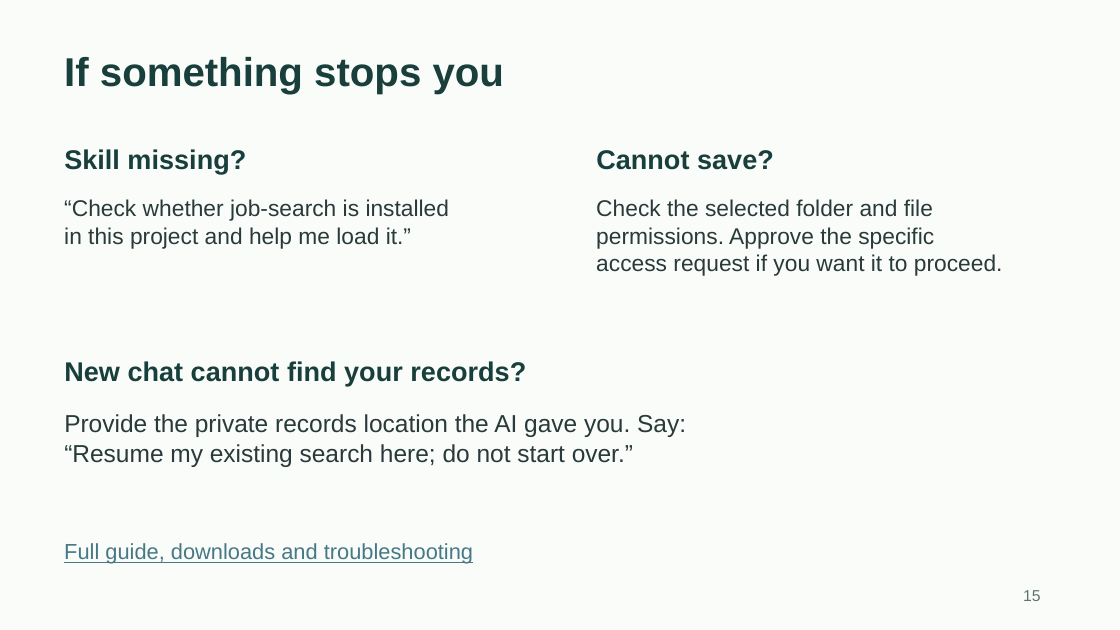
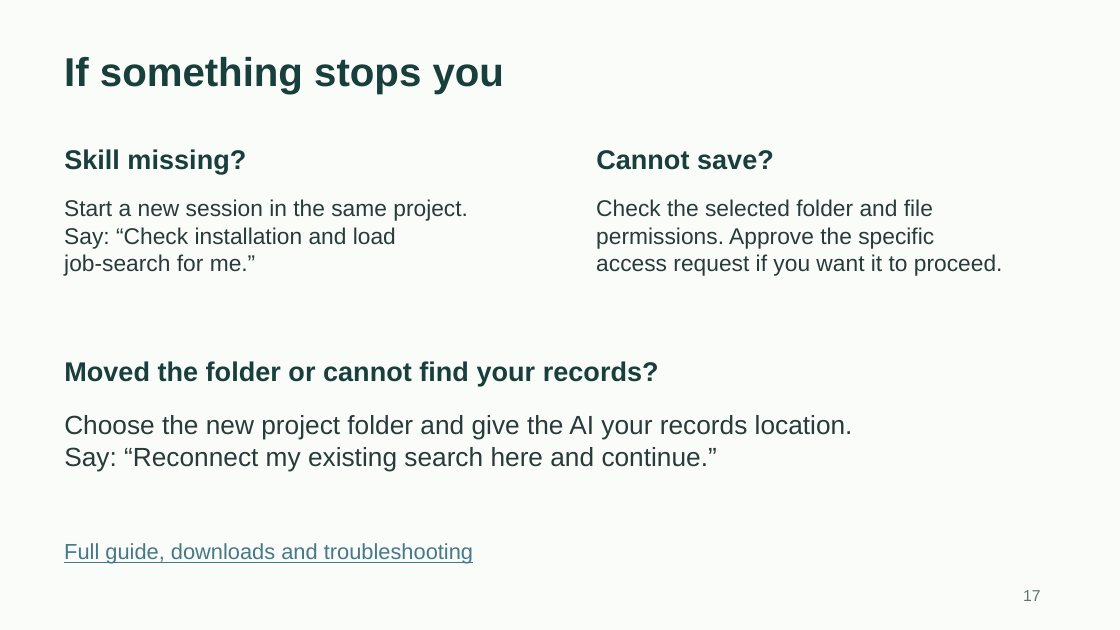
Before and after one commit to toughdave/job-search, a slide deck: slide 17 of docs/job-search-guide.pptx (slide 15 before the commit). Drawn at 1120x630 pixels with LibreOffice and Linux fonts; fonts in the diff are those of the drawing. Boxes give left, top, right and bottom in pixels: in the first picture for what was removed or moved away, otherwise in the second. Text is boxed around its words. In the diff, an @@ line names an element or a change of style, - is before the commit and + after.

```diff
--- a/docs/job-search-guide.pptx
+++ b/docs/job-search-guide.pptx
@@ text at box(64, 199, 468, 276): text changed @@
-“Check whether job-search is installed
-in this project and help me load it.”
+Start a new session in the same project.
+Say: “Check installation and load
+job-search for me.”
@@ text at box(64, 361, 659, 386): text changed @@
-New chat cannot find your records?
+Moved the folder or cannot find your records?
@@ text at box(64, 415, 853, 471): text changed; size 21 to 22.5 pt @@
-Provide the private records location the AI gave you. Say:
-“Resume my existing search here; do not start over.”
+Choose the new project folder and give the AI your records location.
+Say: “Reconnect my existing search here and continue.”
@@ text at box(1023, 590, 1040, 601): text changed @@
-15
+17
```
Also in this commit, not shown: 6 other slides changed, 2 slides added, 19 other files.
